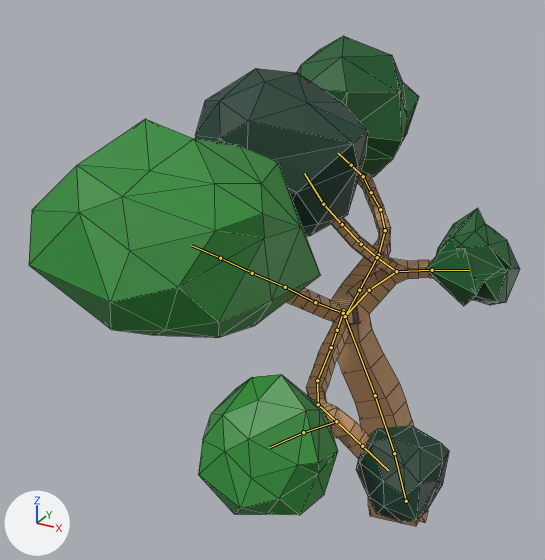
What one commit did to the Blender file low_poly_stablo_vise_kugli.blend.
Before and after are seen from a camera (50 mm lens) standing at (2.32, -7.93, 6.76) and looking at (-1.69, -0.63, 3.11). Lighting does not change. The marker at lower left points along +X, +Y and +Z. Both versions are drawn at frame 40 of the action 'ArmatureAction.001'; the numbers are the values there. The bones that bend it are drawn over the model as lines. Mesh edges are drawn as thin lines.
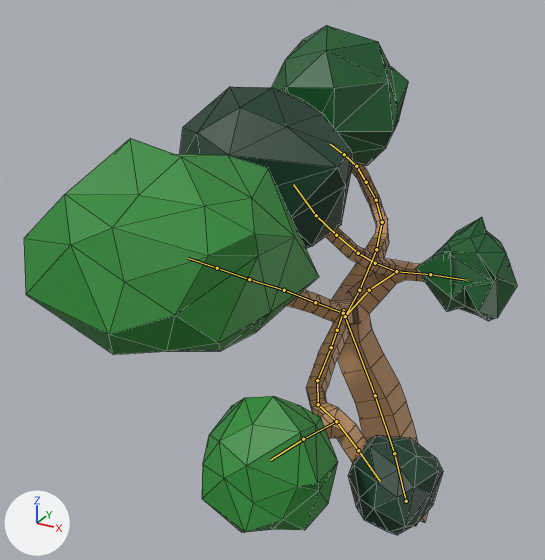
The change in detail:
Bone 'Bone.006' (bone_bone_006) moves from (0.0, 0.0, 0.0) to (0.02, 0.0, -0.01).
Bone 'Bone.006' (bone_bone_006) turns from (0, 0, 0) to (5, -11, 10) degrees about its own x, y and z.
Bone 'Bone.007' (bone_bone_007) moves from (0.0, 0.0, 0.0) to (0.05, 0.02, 0.11).
Bone 'Bone.007' (bone_bone_007) turns from (0, 0, 0) to (8, -1, -3) degrees about its own x, y and z.
Bone 'Bone.017' (bone_bone_017) moves from (0.0, 0.0, 0.0) to (0.0, 0.01, 0.07).
Bone 'Bone.017' (bone_bone_017) turns from (0, 0, 0) to (5, -3, 0) degrees about its own x, y and z.
Bone 'Bone.022' (bone_bone_022) moves from (0.0, 0.0, 0.0) to (-0.01, 0.01, 0.1).
Bone 'Bone.022' (bone_bone_022) turns from (0, 0, 0) to (7, -1, 1) degrees about its own x, y and z.
Bone 'Bone.031' (bone_bone_031) moves from (0.0, 0.0, 0.0) to (0.12, 0.29, 0.1).
Bone 'Bone.031' (bone_bone_031) turns from (0, 0, 0) to (18, -6, -5) degrees about its own x, y and z.
Bone 'Bone.033' (bone_bone_033) moves from (0.0, 0.0, 0.0) to (0.07, 0.18, -0.01).
Bone 'Bone.033' (bone_bone_033) turns from (0, 0, 0) to (10, -3, 4) degrees about its own x, y and z.

Changed parts and their boxes [x1, y1, x2, y2] in the pictures (545 x 560 px):
'Icosphere', posed
    before: [29, 36, 520, 526]
    after: [24, 26, 518, 535]
bone 'Bone.006', root to tip
    before: (336, 421) to (362, 446)
    after: (336, 421) to (358, 450)
bone 'Bone.007', root to tip
    before: (336, 421) to (303, 432)
    after: (336, 421) to (303, 439)
bone 'Bone.017', root to tip
    before: (315, 302) to (285, 287)
    after: (315, 302) to (284, 290)
bone 'Bone.022', root to tip
    before: (359, 290) to (378, 255)
    after: (359, 290) to (376, 249)
bone 'Bone.031', root to tip
    before: (396, 271) to (432, 270)
    after: (396, 271) to (430, 274)
bone 'Bone.033', root to tip
    before: (396, 271) to (377, 257)
    after: (396, 271) to (375, 263)
